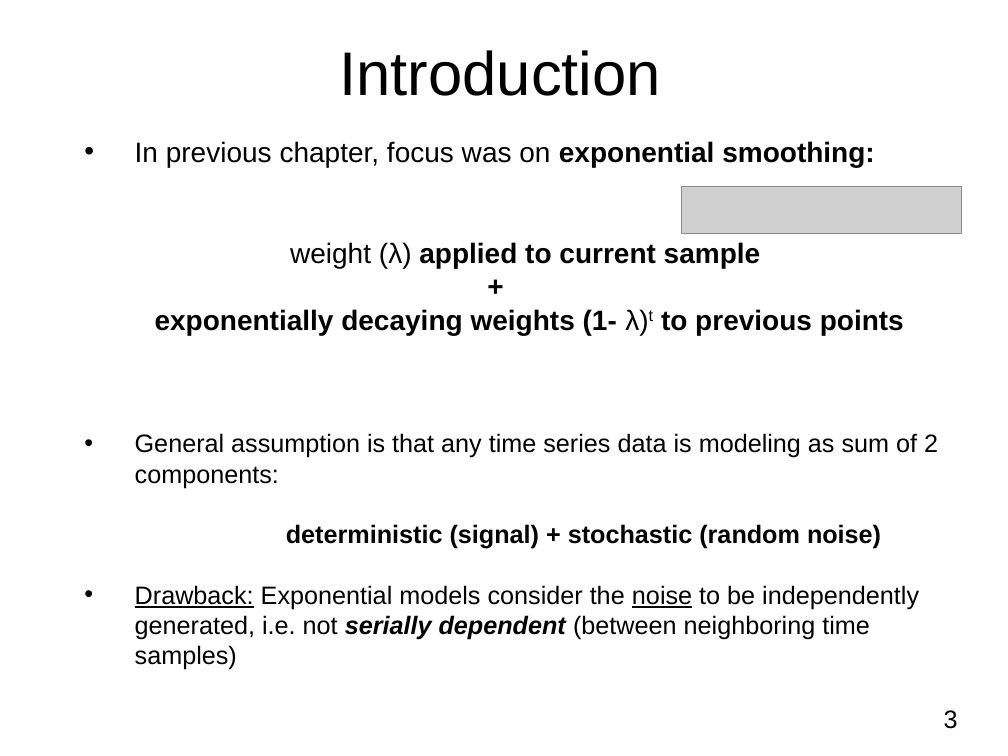
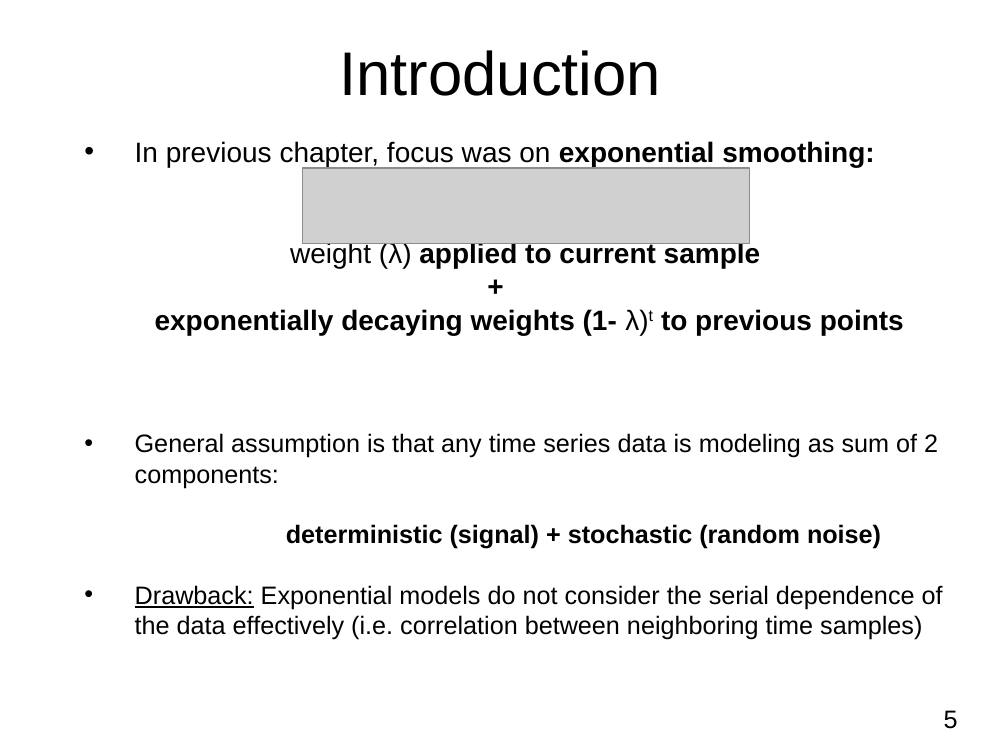
Before and after one commit to kefuzhu/University-of-Rochester, a slide deck: slide 5 of DSC475/Lecture-Slides/Chapter5_ARMA_Part1.pptx (slide 3 before the commit). Drawn at 1008x756 pixels with LibreOffice and Linux fonts; fonts in the diff are those of the drawing; grey boxes stand for pictures; background and template pictures are left out. Boxes give left, top, right and bottom in pixels: in the first picture for what was removed or moved away, otherwise in the second. Text is boxed around its words. In the diff, an @@ line names an element or a change of style, - is before the commit and + after.

```diff
--- a/DSC475/Lecture-Slides/Chapter5_ARMA_Part1.pptx
+++ b/DSC475/Lecture-Slides/Chapter5_ARMA_Part1.pptx
@@ picture: place and size @@
-picture at (682,186,962,234)
+picture at (302,168,749,244)
@@ text at (135,585,943,639): text changed @@
-• Drawback: Exponential models consider the noise to be independently generated, i.e. not serially dependent (between neighboring time samples)
+• Drawback: Exponential models do not consider the serial dependence of the data effectively (i.e. correlation between neighboring time samples)
@@ page number at (944,710,958,729): text changed @@
-3
+5
```
Also in this commit, not shown: 11 other slides changed, 15 slides added, 1 slide removed, 1 other file.
